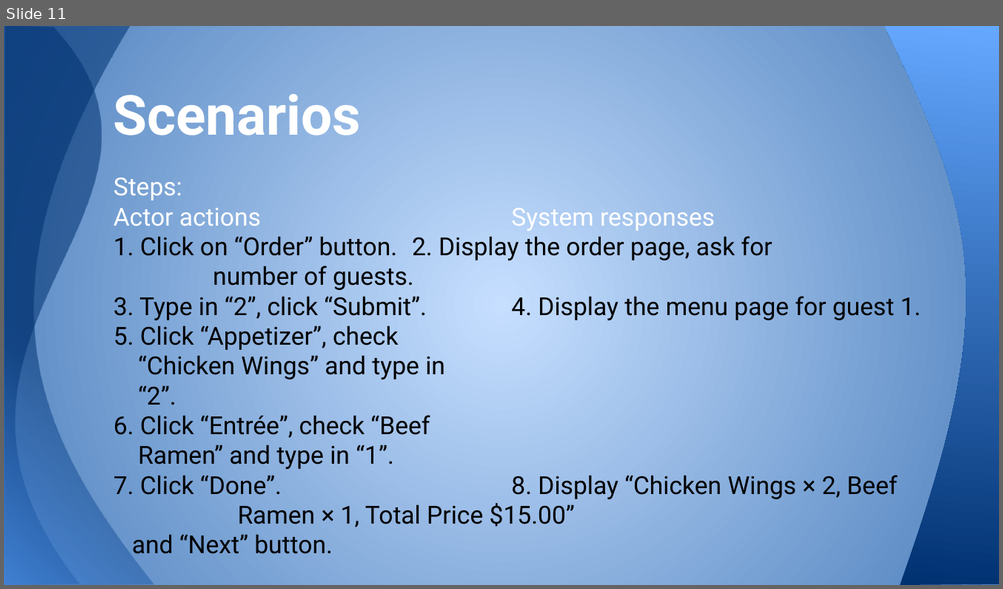
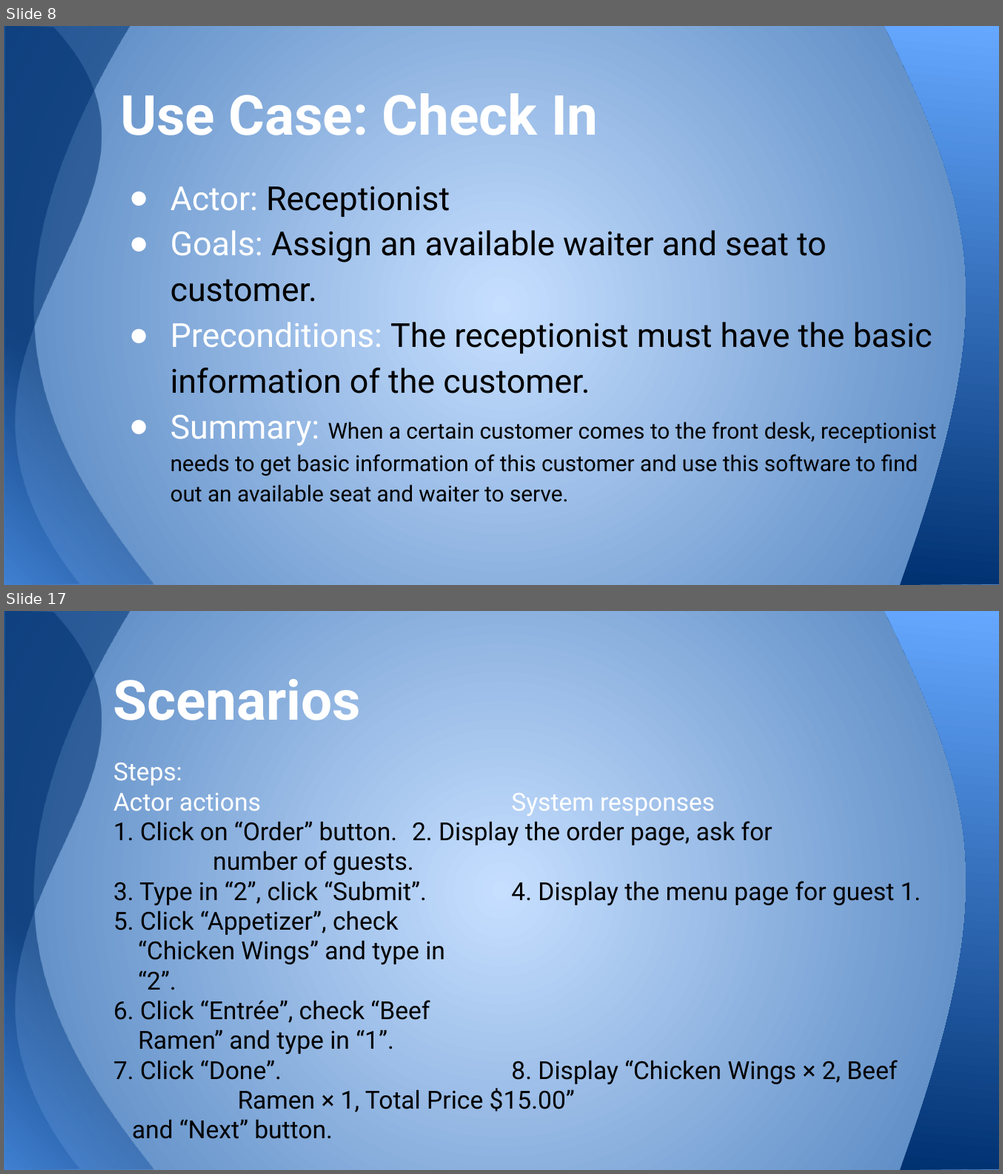
Before and after one commit to ruicsc/CSC640-Project, a slide deck: Project Part I.pptx. Shown one above the other, each under a label of ours: slide 11 before the commit, slides 8 and 17 after it; the slides between them are not shown. The pictures are 1003x589 and 1003x1174 pixels, drawn with LibreOffice and Linux fonts; fonts in the diff are those of the drawing. Boxes give left, top, right and bottom in pixels: in the first picture for what was removed or moved away, otherwise in the second. Text is boxed around its words. In the diff, an @@ line names an element or a change of style, - is before the commit and + after.

```diff
--- a/Project Part I.pptx
+++ b/Project Part I.pptx
@@ slide 8 added at [4,26,999,585], background gradient #C6DFFF to #4F81BD; not listed: 3 template elements that a slide beside it also shows @@
@@ title added at [120,93,598,136], 40 pt, text #FFFFFF, bold @@
+Use Case: Check In
@@ text added at [170,186,936,503], 16 pt, text #000000 @@
+● Actor: Receptionist
+● Goals: Assign an available waiter and seat to customer.
+● Preconditions: The receptionist must have the basic information of the customer.
+● Summary: When a certain customer comes to the front desk, receptionist needs to get basic information of this customer and use this software to find out an available seat and waiter to serve.
@@ what was slide 11 is now slide 17 @@
```
Also in this commit, not shown: 2 slides changed, 7 other slides added, 1 slide removed.
